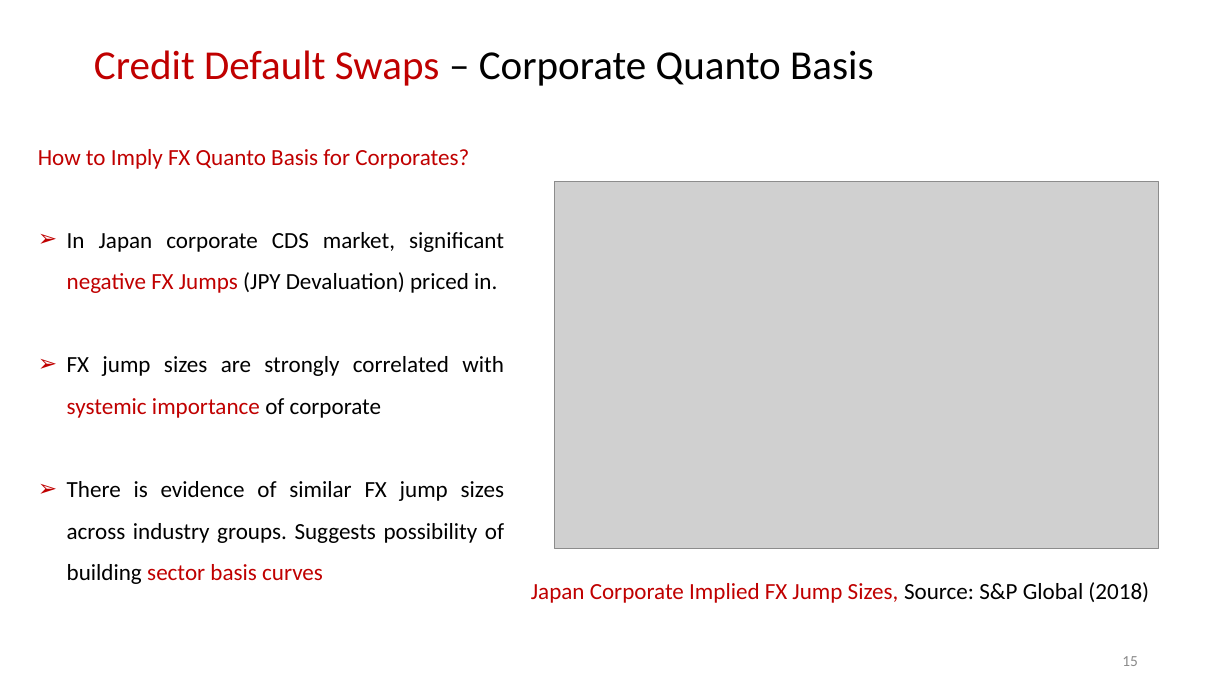
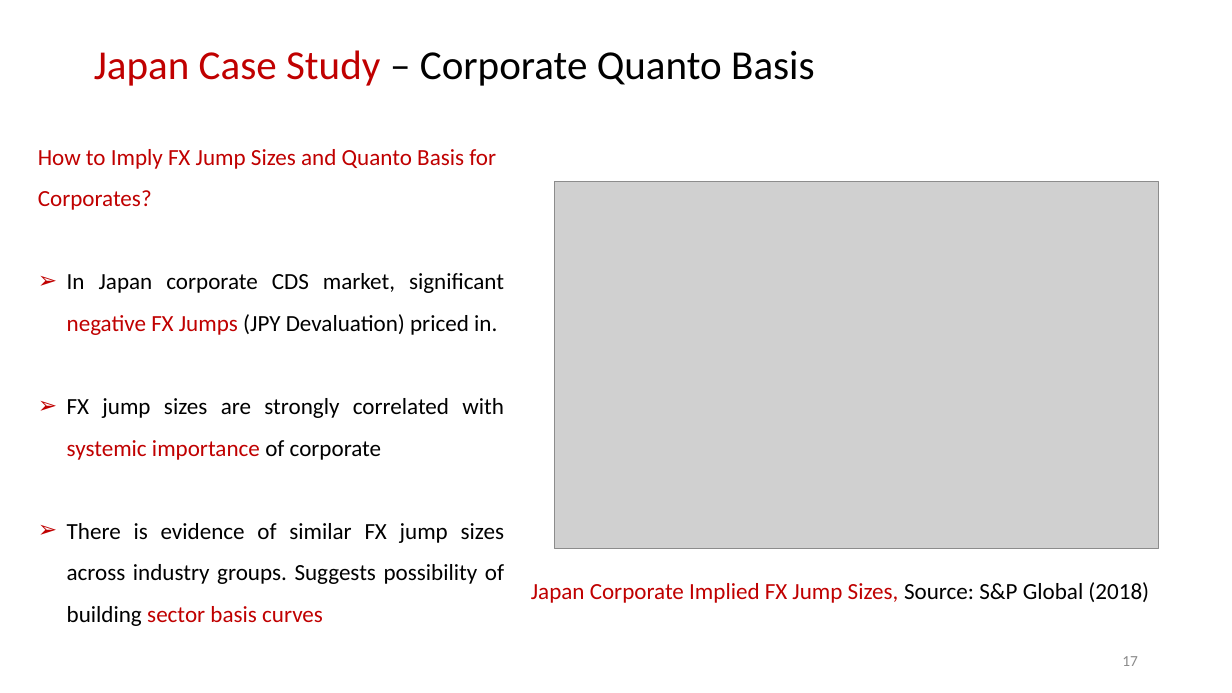
Before and after one commit to nburgessx/QuantResearch, a slide deck: slide 18 of Quanto CDS/Quanto CDS Pricing, Theory & Practice.pptx (slide 16 before the commit). Drawn at 1232x693 pixels with LibreOffice and Linux fonts; fonts in the diff are those of the drawing; grey boxes stand for pictures. Boxes give left, top, right and bottom in pixels: in the first picture for what was removed or moved away, otherwise in the second. Text is boxed around its words. In the diff, an @@ line names an element or a change of style, - is before the commit and + after.

Commit message:
Updated Quant CDS Research

```diff
--- a/Quanto CDS/Quanto CDS Pricing, Theory & Practice.pptx
+++ b/Quanto CDS/Quanto CDS Pricing, Theory & Practice.pptx
@@ title at bbox=[94, 50, 815, 86]: text changed @@
-Credit Default Swaps – Corporate Quanto Basis
+Japan Case Study – Corporate Quanto Basis
@@ text at bbox=[38, 149, 496, 210]: text changed @@
-How to Imply FX Quanto Basis for Corporates?
+How to Imply FX Jump Sizes and Quanto Basis for Corporates?
@@ page number at bbox=[1122, 656, 1138, 666]: text changed @@
-15
+17
```
Also in this commit, not shown: 13 other slides changed, 6 slides added, 10 other files.
